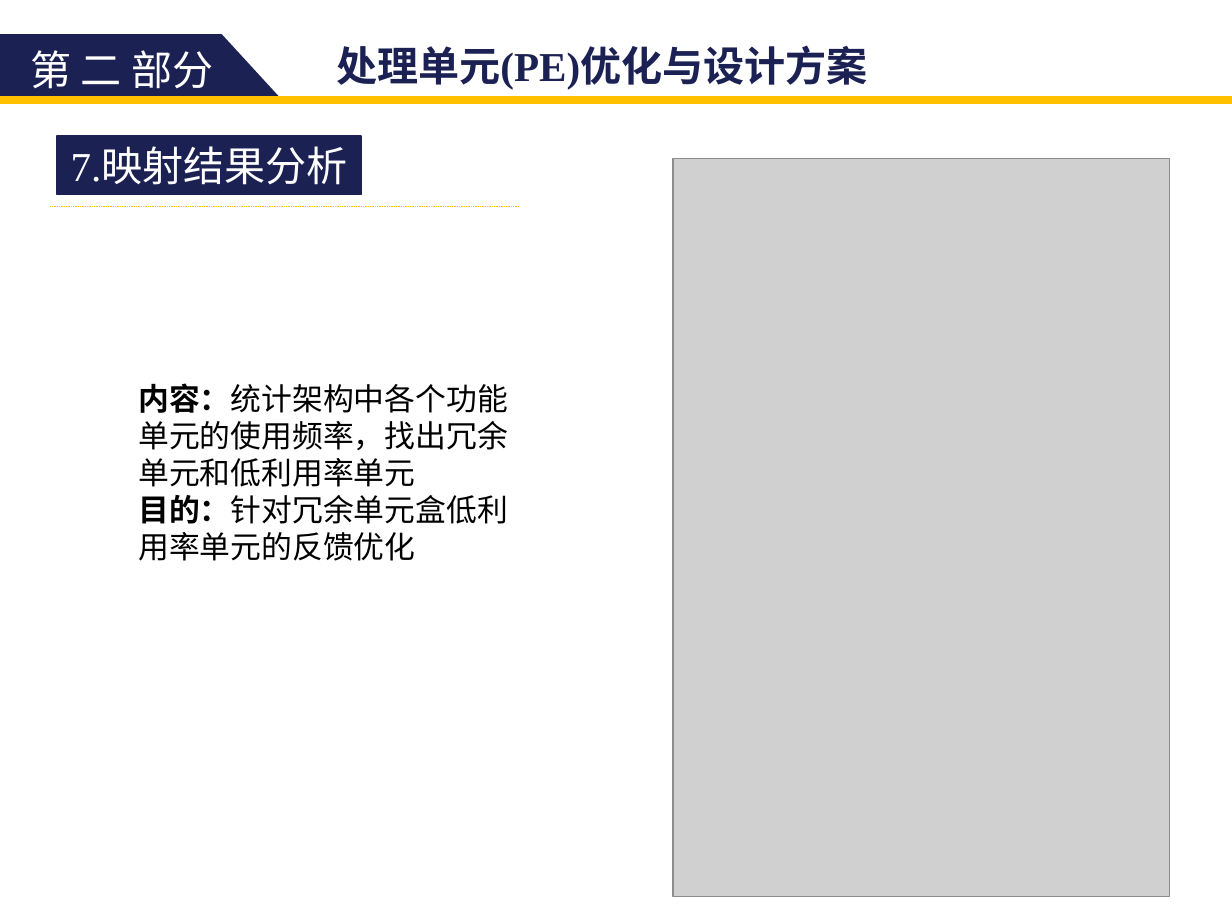
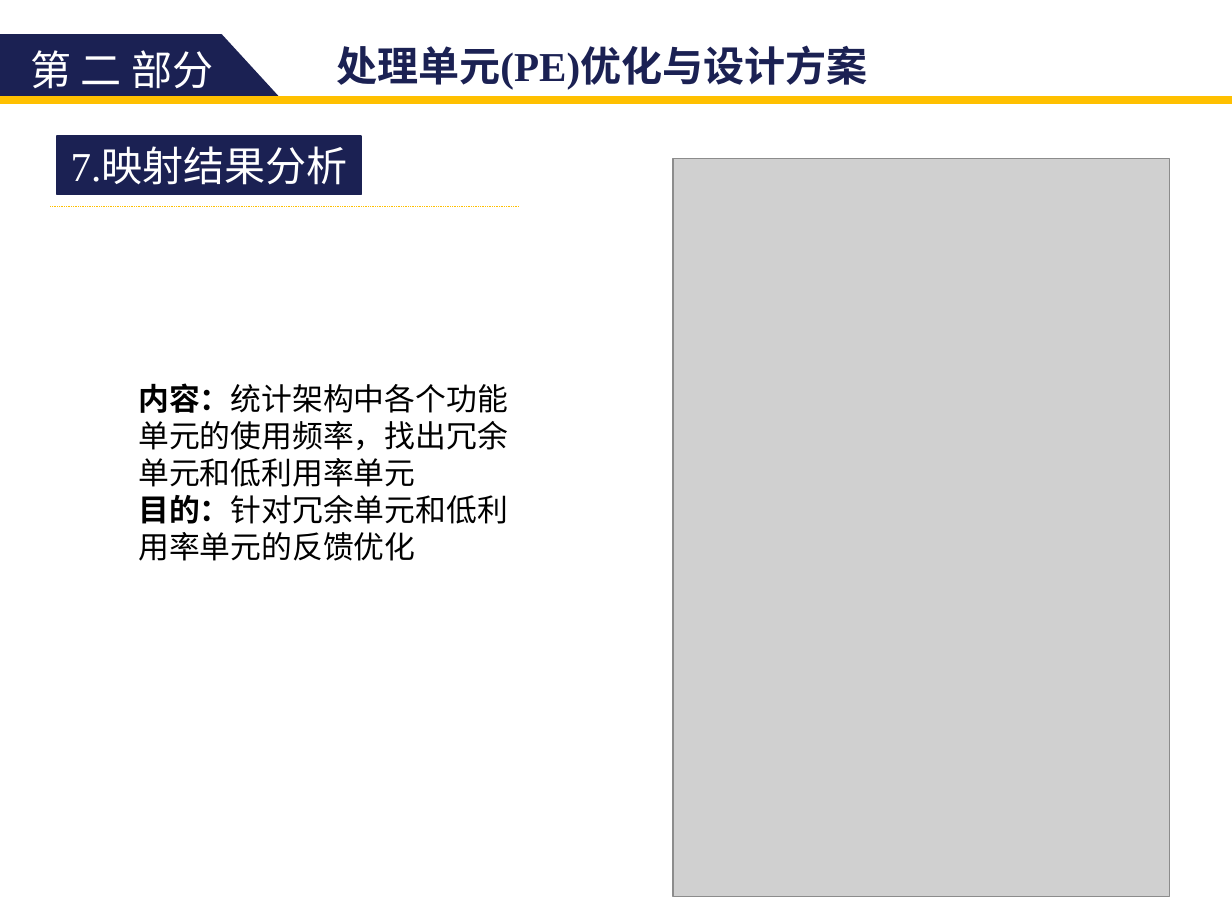
Before and after one commit to zdyzhan/bishe, a slide deck: slide 33 of 131199 李小泉.pptx. Drawn at 1232x924 pixels with LibreOffice and Linux fonts; fonts in the diff are those of the drawing; grey boxes stand for pictures. Boxes give left, top, right and bottom in pixels: in the first picture for what was removed or moved away, otherwise in the second. Text is boxed around its words. In the diff, an @@ line names an element or a change of style, - is before the commit and + after.

```diff
--- a/131199 李小泉.pptx
+++ b/131199 李小泉.pptx
@@ text at (138, 495, 508, 561): text changed @@
-目的：针对冗余单元盒低利用率单元的反馈优化
+目的：针对冗余单元和低利用率单元的反馈优化
```
Also in this commit, not shown: 14 other slides changed, 3 other files.
